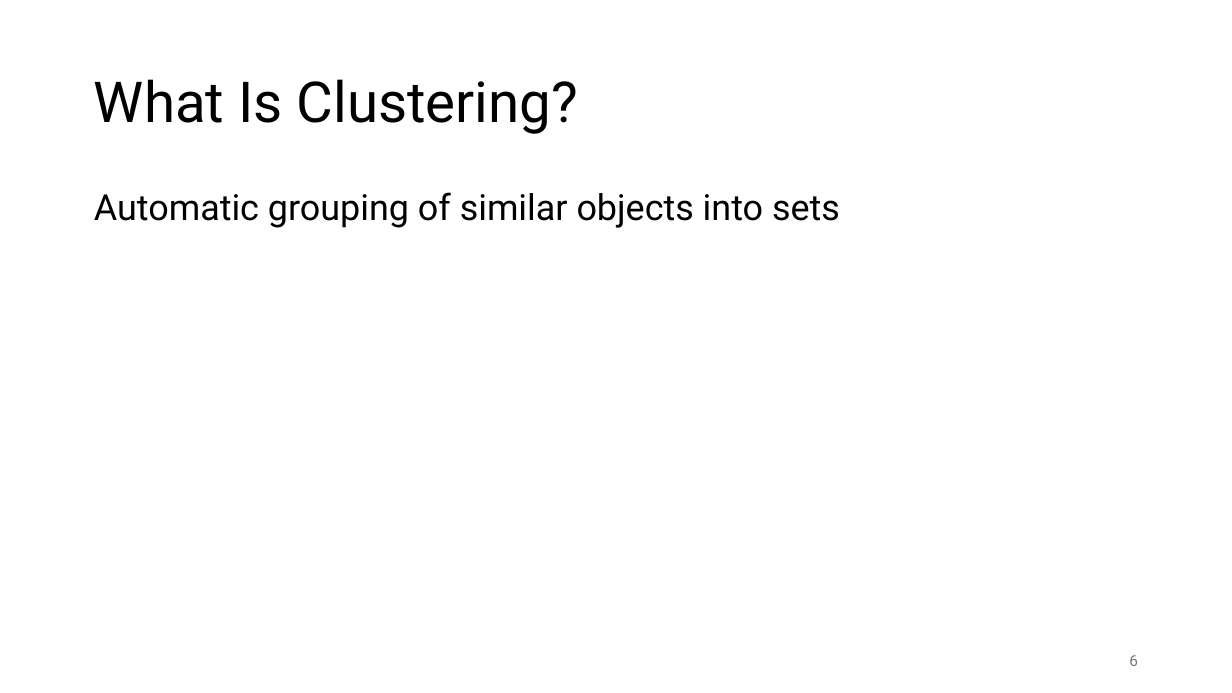
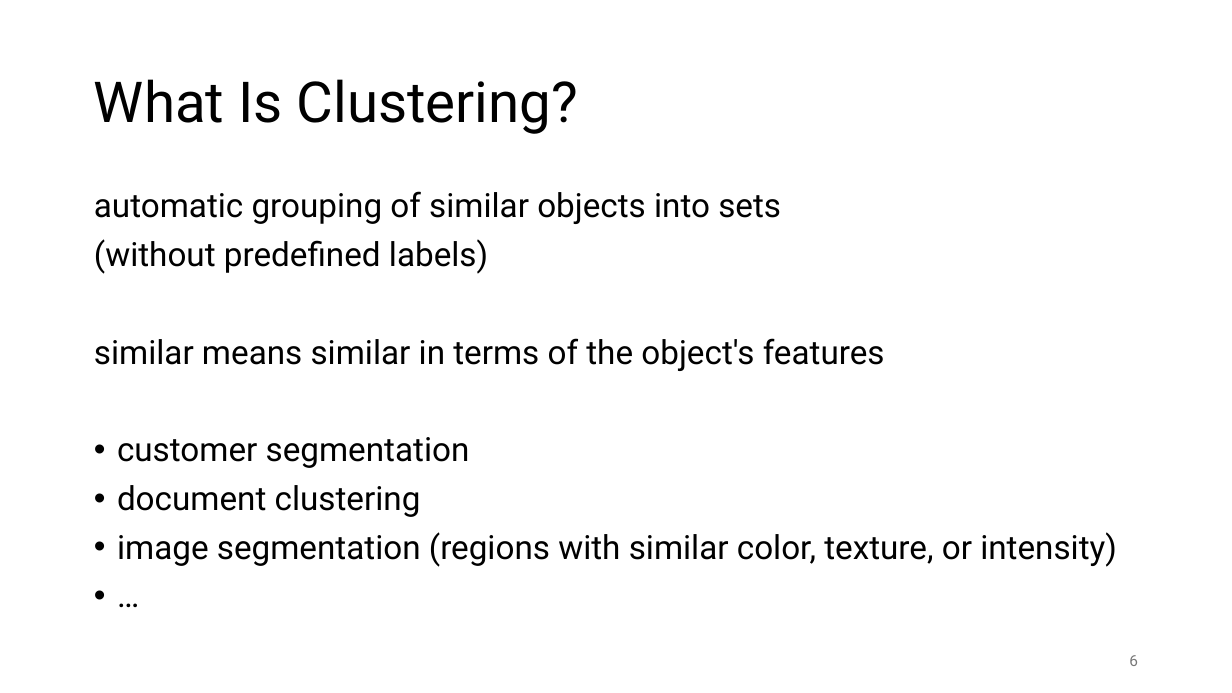
Before and after one commit to FelixWick/data_science, a slide deck: slide 6 of slides/2_clustering.pptx. Drawn at 1232x693 pixels with LibreOffice and Linux fonts; fonts in the diff are those of the drawing. Boxes give left, top, right and bottom in pixels: in the first picture for what was removed or moved away, otherwise in the second. Text is boxed around its words. In the diff, an @@ line names an element or a change of style, - is before the commit and + after.

```diff
--- a/slides/2_clustering.pptx
+++ b/slides/2_clustering.pptx
@@ text at (94, 191, 1117, 567): text changed; size 28 to 25.9 pt @@
-Automatic grouping of similar objects into sets
+automatic grouping of similar objects into sets
+(without predefined labels)
+similar means similar in terms of the object's features
+• customer segmentation
+• document clustering
+• image segmentation (regions with similar color, texture, or intensity)
+• …
```
Also in this commit, not shown: 6 other slides changed, 5 slides added, 2 other files.
